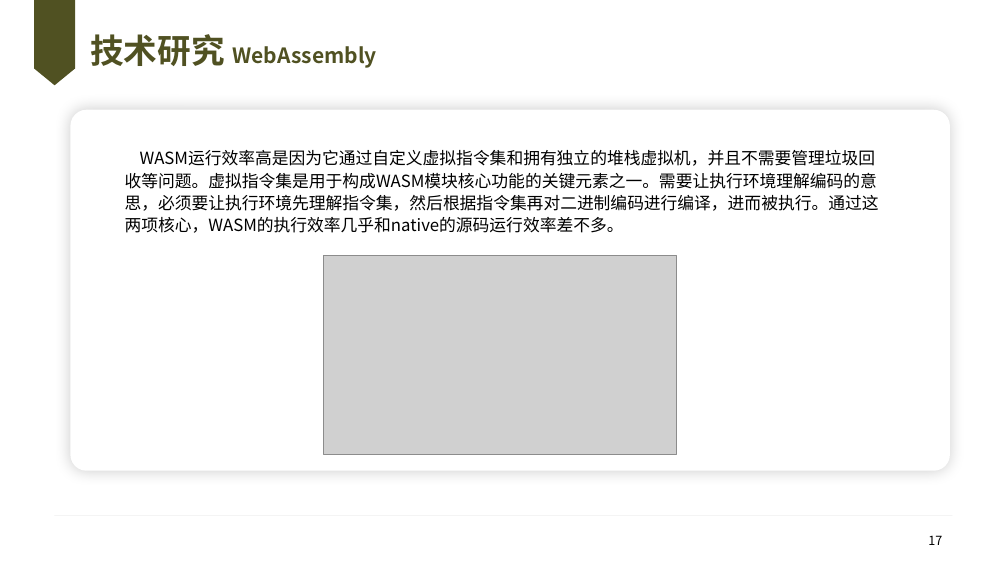
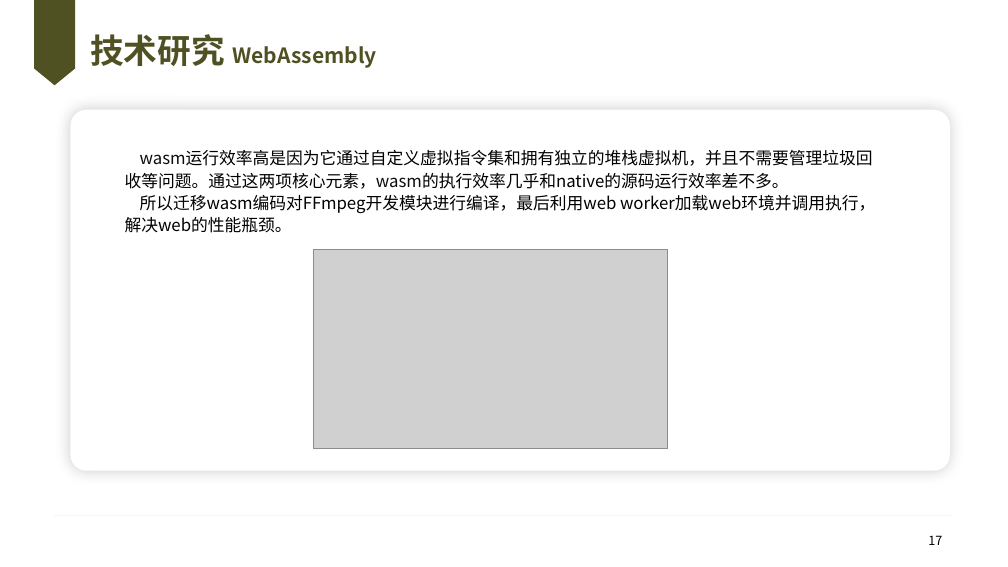
Before and after one commit to knoxnoe/GraduationProject, a slide deck: slide 17 of doc/paper/v2/缑通旺-开题.pptx. Drawn at 1008x567 pixels with LibreOffice and Linux fonts; fonts in the diff are those of the drawing; grey boxes stand for pictures; background and template pictures are left out. Boxes give left, top, right and bottom in pixels: in the first picture for what was removed or moved away, otherwise in the second. Text is boxed around its words. In the diff, an @@ line names an element or a change of style, - is before the commit and + after.

```diff
--- a/doc/paper/v2/缑通旺-开题.pptx
+++ b/doc/paper/v2/缑通旺-开题.pptx
@@ text at box(125, 150, 875, 233): text changed @@
-WASM运行效率高是因为它通过自定义虚拟指令集和拥有独立的堆栈虚拟机，并且不需要管理垃圾回收等问题。虚拟指令集是用于构成WASM模块核心功能的关键元素之一。需要让执行环境理解编码的意思，必须要让执行环境先理解指令集，然后根据指令集再对二进制编码进行编译，进而被执行。通过这两项核心，WASM的执行效率几乎和native的源码运行效率差不多。
+wasm运行效率高是因为它通过自定义虚拟指令集和拥有独立的堆栈虚拟机，并且不需要管理垃圾回收等问题。通过这两项核心元素，wasm的执行效率几乎和native的源码运行效率差不多。
+所以迁移wasm编码对FFmpeg开发模块进行编译，最后利用web worker加载web环境并调用执行，解决web的性能瓶颈。
@@ picture: place and size @@
-picture at box(324, 256, 677, 454)
+picture at box(314, 250, 667, 448)
```
Also in this commit, not shown: 11 other slides changed, 10 other files.
